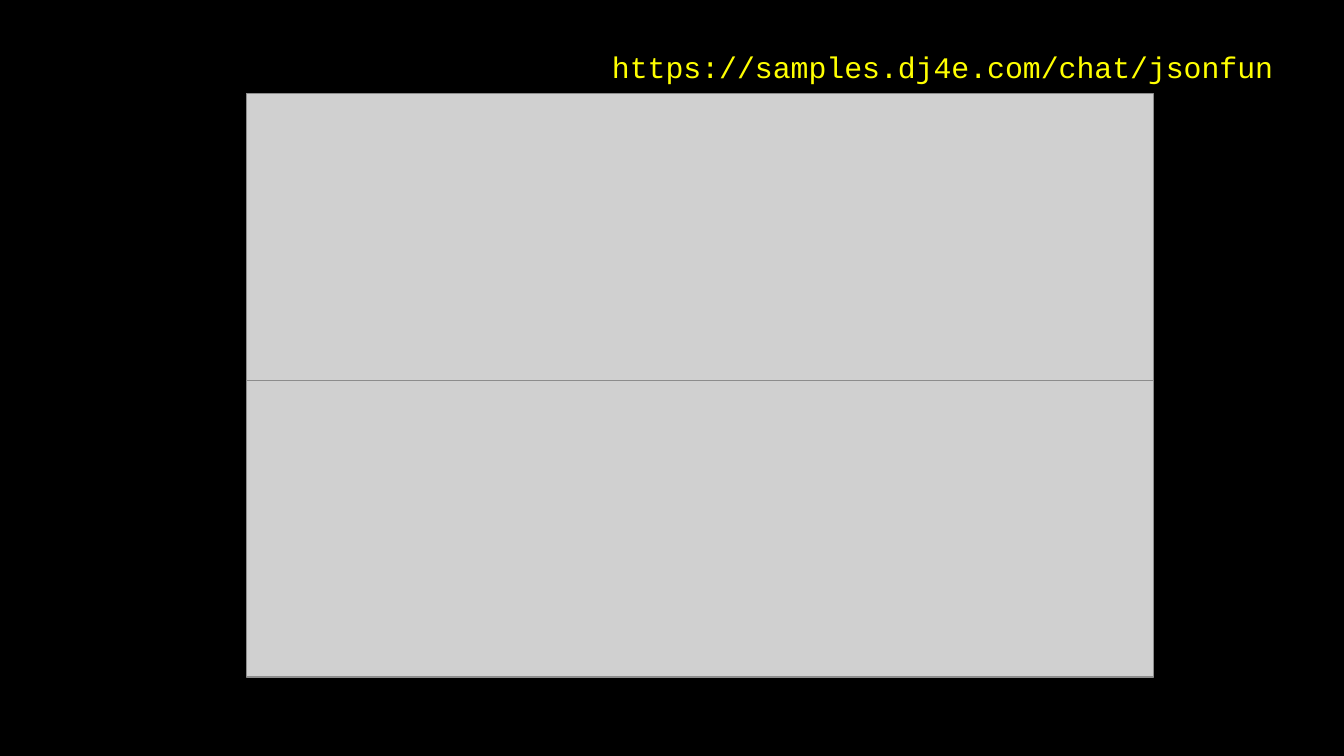
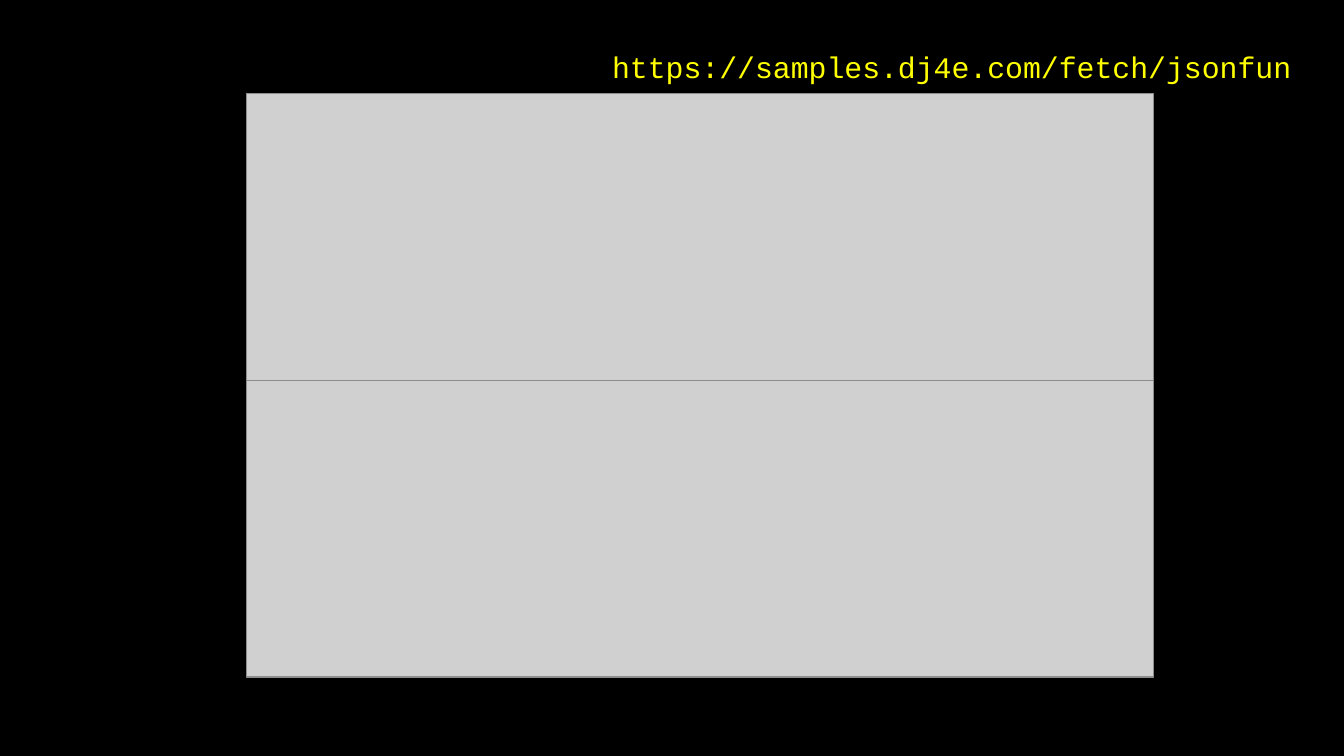
Before and after one commit to csev/dj4e, a slide deck: slide 12 of lectures/JS-04-AJAX-JSON.ppt. Drawn at 1344x756 pixels with LibreOffice and Linux fonts; fonts in the diff are those of the drawing; grey boxes stand for pictures. Boxes give left, top, right and bottom in pixels: in the first picture for what was removed or moved away, otherwise in the second. Text is boxed around its words. In the diff, an @@ line names an element or a change of style, - is before the commit and + after.

```diff
--- a/lectures/JS-04-AJAX-JSON.ppt
+++ b/lectures/JS-04-AJAX-JSON.ppt
@@ text at [612,57,1291,85]: text changed @@
-https://samples.dj4e.com/chat/jsonfun
+https://samples.dj4e.com/fetch/jsonfun
```
Also in this commit, not shown: 10 other slides changed, 1 slide removed, 3 other files.
